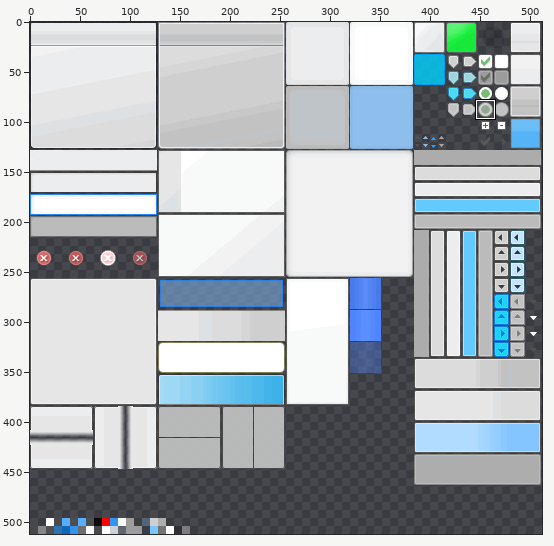
Sprite sheet -- TestApplication/DefaultSkin.png. The first picture is a wide view before the edit; the outline marks the close-up.
Close-up. As it was:
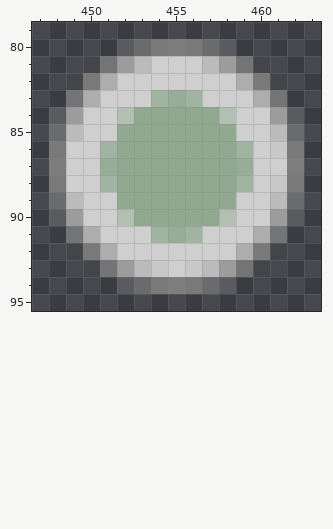
The file is 512x512 pixels. Pixels under 10% opacity are left out. Colours within 5 levels of each other are drawn and written as one. Shown: x 447..463, y 79..95. The commit also changed other parts of the picture, which this record leaves out.
Now the later version:
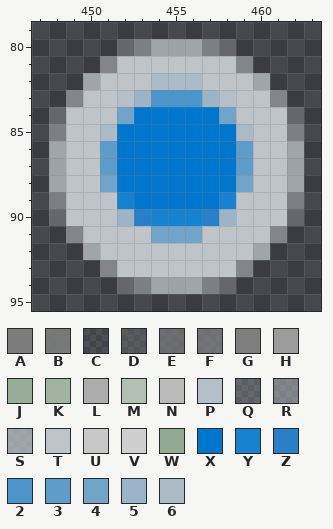
Palette (. is transparent): A #7c7c7c  B #7e7e7ee6  C #7f7f7f22  D #7f7f7f5a  E #7f7f7fb2  F #7f7f7fcb  G #808080f7  H #9c9c9c  J #97ad97  K #a1b3a1  L #adadad  M #b3bfb3  N #bbbbbb  P #b4bfc7  Q #bec4c83f  R #bec4c880  S #bec4c8bf  T #bec4c8  U #c8c8c8  V #cfcfcf  W #91a991  X #0077cc  Y #1783d0  Z #2780c9  2 #4b95ca  3 #5e9cc9  4 #70a4c9  5 #9bb5c7  6 #aabbc7
What changed:
Changed rows in their new state; - is an unchanged pixel.
first column x 448:
80 ----QRSSSRQ----
81 --.RTTTTTTTR.--
82 -.STTT666TTTS.-
83 -RTTP52225PTTR-
84 QTTT4XXXXX4TTTQ
85 RTT6XXXXXXX6TTR
86 STT3XXXXXXX3TTS
87 STT3XXXXXXX3TTS
88 STT4XXXXXXX4TTS
89 RTTTYXXXXXYTTTR
90 QTTT5ZYYYZ5TTTQ
91 -RTTTT444TTTTR-
92 -.STTTTTTTTTS.-
93 --.RTTTTTTTR.--
94 ----QRSSSRQ----
Pixel boxes of the changes (left, top, right, bottom) in both close-ups:
changed: (49, 39, 304, 294)
